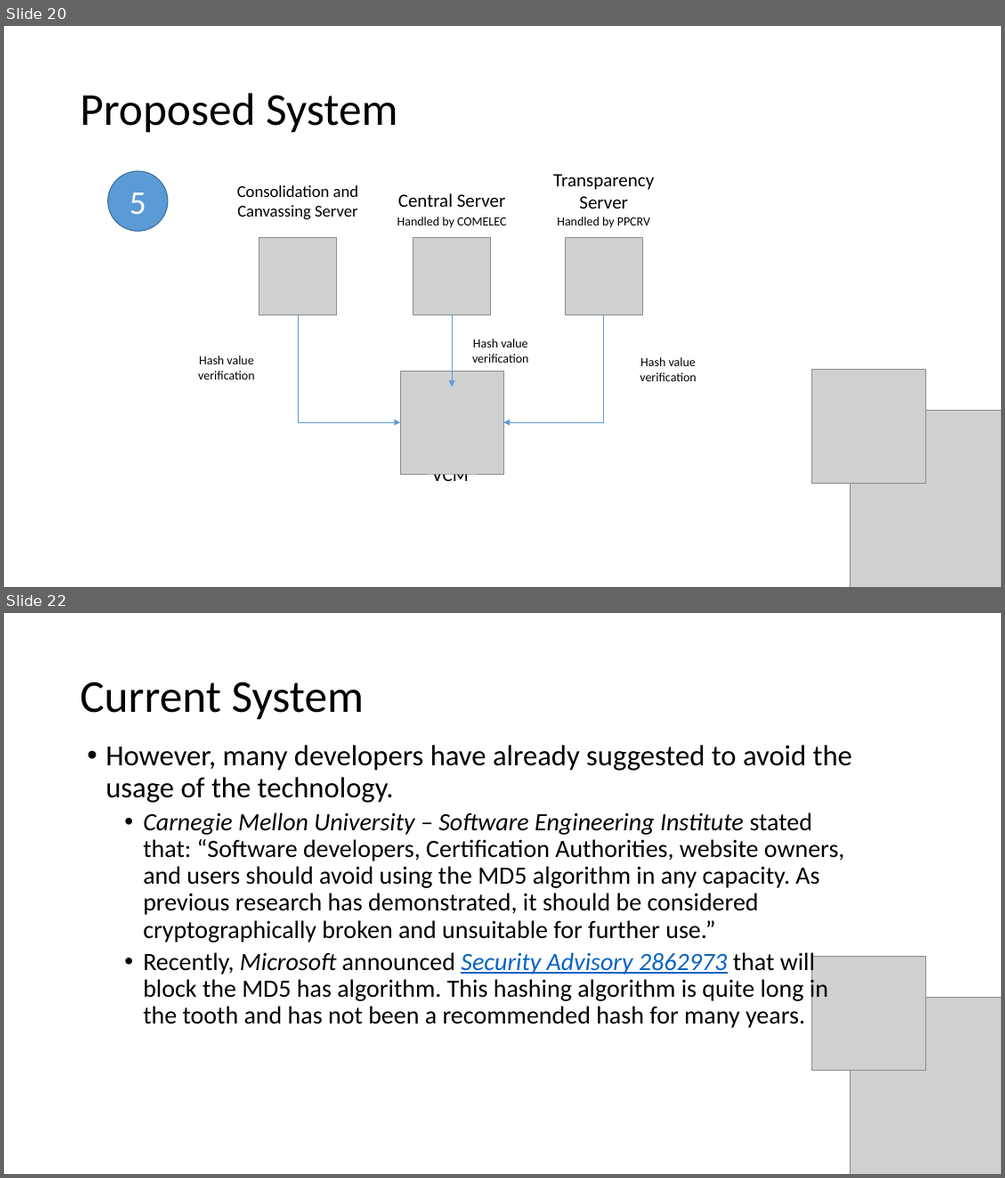
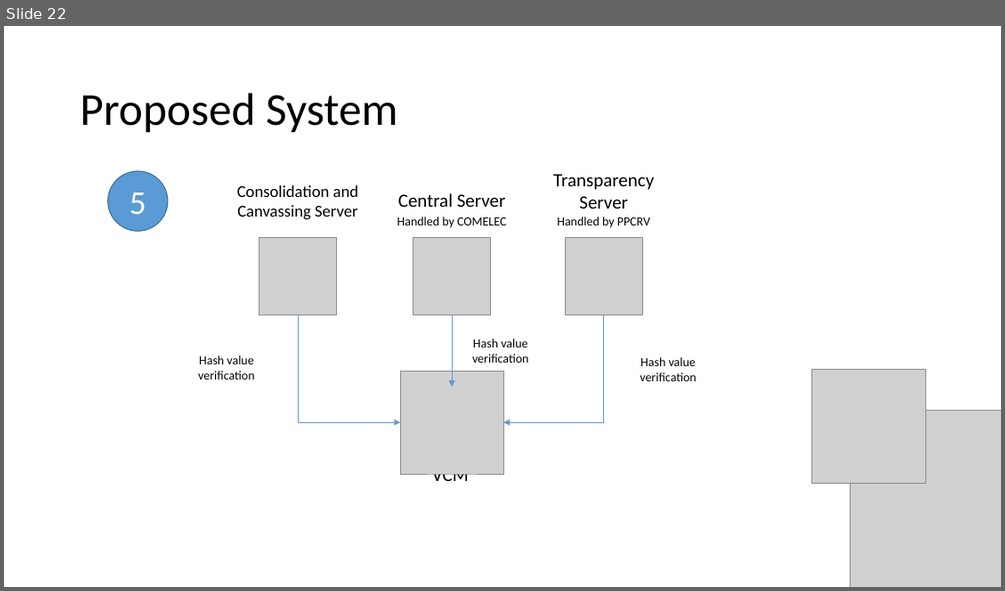
Before and after one commit to seans888/Project---Automate-Election, a slide deck: Documentation/Finals_Sysadd1.pptx. Shown one above the other, each under a label of ours: slides 20 and 22 before the commit, slide 22 after it; the slides between them are not shown. The pictures are 1005x1178 and 1005x591 pixels, drawn with LibreOffice and Linux fonts; fonts in the diff are those of the drawing; grey boxes stand for pictures. Boxes give left, top, right and bottom in pixels: in the first picture for what was removed or moved away, otherwise in the second. Text is boxed around its words. In the diff, an @@ line names an element or a change of style, - is before the commit and + after.

```diff
--- a/Documentation/Finals_Sysadd1.pptx
+++ b/Documentation/Finals_Sysadd1.pptx
@@ slide 22 removed at (4, 613, 1001, 1174), background #FFFFFF @@
@@ title removed at (80, 682, 364, 720) @@
-Current System
@@ text removed at (105, 745, 852, 1028) @@
-• However, many developers have already suggested to avoid the usage of the technology.
-  • Carnegie Mellon University – Software Engineering Institute stated that: “Software developers, Certification Authorities, website owners, and users should avoid using the MD5 algorithm in any capacity. As previous research has demonstrated, it should be considered cryptographically broken and unsuitable for further use.”
-  • Recently, Microsoft announced Security Advisory 2862973 that will block the MD5 has algorithm. This hashing algorithm is quite long in the tooth and has not been a recommended hash for many years.
@@ picture removed at (812, 957, 926, 1070) @@
@@ picture removed at (850, 997, 1001, 1174) @@
@@ what was slide 20 is now slide 22 @@
```
Also in this commit, not shown: 7 slides changed, 2 slides added, 1 other slide removed.
